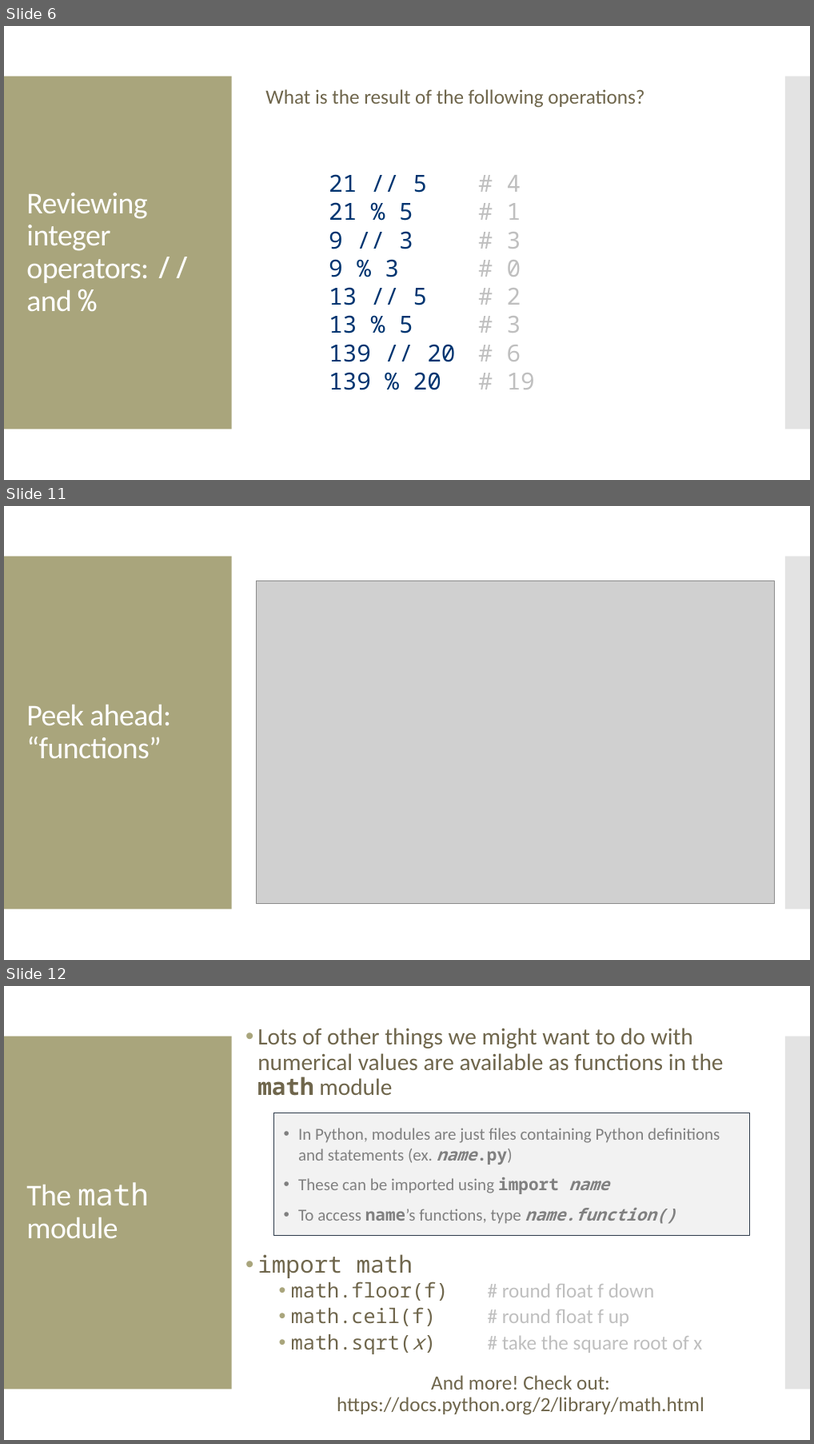
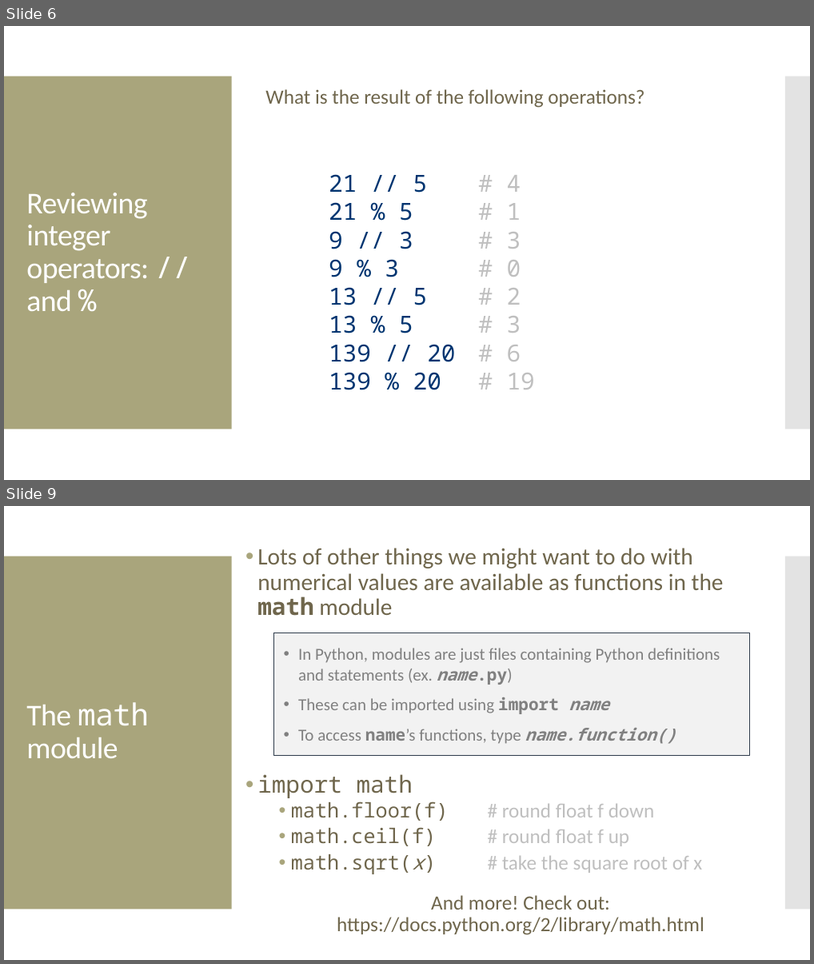
Before and after one commit to amosca01/CAIS117-S24, a slide deck: slides/07-mathematical-operators.pptx. Shown one above the other, each under a label of ours: slides 6, 11 and 12 before the commit, slides 6 and 9 after it; the slides between them are not shown. The pictures are 814x1444 and 814x964 pixels, drawn with LibreOffice and Linux fonts; fonts in the diff are those of the drawing; grey boxes stand for pictures. Boxes give left, top, right and bottom in pixels: in the first picture for what was removed or moved away, otherwise in the second. Text is boxed around its words. In the diff, an @@ line names an element or a change of style, - is before the commit and + after.

```diff
--- a/slides/07-mathematical-operators.pptx
+++ b/slides/07-mathematical-operators.pptx
@@ slide 11 removed at [4, 506, 810, 960], background #FFFFFF; not listed: 2 template elements that a slide beside it also shows @@
@@ picture removed at [257, 580, 774, 903] @@
@@ title removed at [26, 704, 171, 758] @@
-Peek ahead: “functions”
@@ what was slide 12 is now slide 9 @@
```
Also in this commit, not shown: 18 slides changed, 5 other slides removed, 22 other files.
